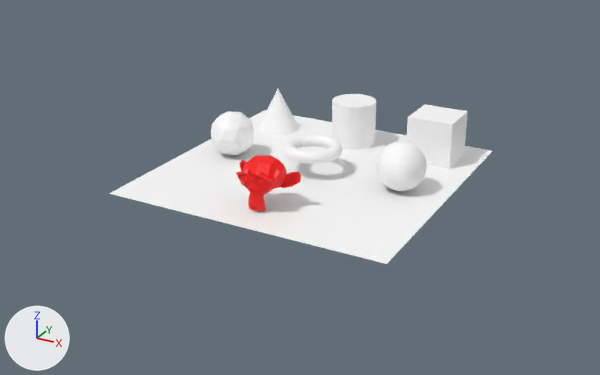
An edit to the glTF model Models/gltf/scene76.gltf, drawn before and after from the same camera.
One viewpoint serves both versions: a camera (50 mm lens) standing at (15.3, -28.9, 12.5) and looking at (0.5, -1.9, -0.9). Arrows for +X, +Y and +Z are at lower left; the lights stay in place. Where no turn or scale is listed for an object, it has been applied to the vertices.
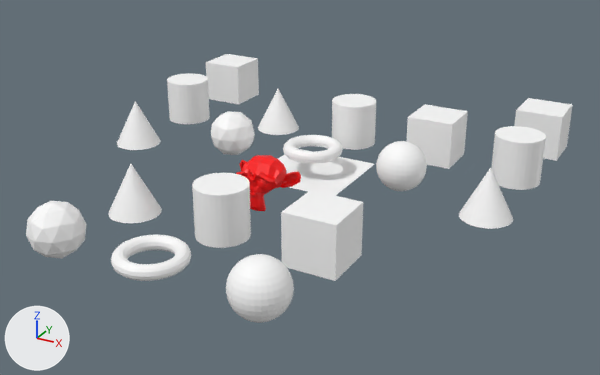
Boxes [x1, y1, x2, y2] around the edits, measured in the pictures (600 x 375 px):
'Plane', rescaled
    before: [109, 110, 492, 264]
    after: [278, 149, 374, 196]
'Cube.001', added
    after: [281, 190, 363, 281]
'Cylinder.001', added
    after: [192, 173, 251, 248]
'Sphere.001', added
    after: [226, 254, 294, 323]
'Cylinder.003', added
    after: [491, 126, 546, 190]
'Icosphere.001', added
    after: [26, 201, 86, 259]
'Torus.001', added
    after: [111, 235, 191, 281]
'Cube.002', added
    after: [206, 54, 259, 104]
'Cube.003', added
    after: [514, 98, 573, 161]
'Cylinder.002', added
    after: [167, 73, 210, 124]
'Cone.003', added
    after: [459, 168, 513, 229]
'Cone.001', added
    after: [108, 164, 162, 223]
'Cone.002', added
    after: [117, 101, 161, 150]

The change in detail:
Mesh me_cone_004 is new.
It is a 32-sided cone pointing to +z spanning x -1.0..1.0, y -1.0..1.0, z -1.0..1.0.
It uses material mat_white (white #ffffff).
Mesh me_cylinder_004 is new.
It is a 32-sided cylinder along z spanning x -1.0..1.0, y -1.0..1.0, z -1.0..1.0.
It uses material mat_white (white #ffffff).
Mesh me_cube_003 is new.
It is a box spanning x -1.0..1.0, y -1.0..1.0, z -1.0..1.0.
It uses material mat_white (white #ffffff).
Object 'Plane' (ob_plane) is rescaled from (3.0, 3.0, 3.0) to (1.0, 1.0, 1.0).
Object 'Cone.003' (ob_cone_003) is new; it shows me_cone_004.
Its location is (7.8, -0.84, 0.0).
Object 'Cylinder.003' (ob_cylinder_003) is new; it shows me_cylinder_004.
Its location is (7.8, 3.16, 0.0).
Object 'Cube.003' (ob_cube_003) is new; it shows me_cube_003.
Its location is (7.8, 7.16, 0.0).
Object 'Cone.002' (ob_cone_002) is new; it shows a copy of me_cone_004.
Its location is (-8.66, -0.84, 0.0).
Object 'Cylinder.002' (ob_cylinder_002) is new; it shows a copy of me_cylinder_004.
Its location is (-8.66, 3.16, 0.0).
Object 'Cube.002' (ob_cube_002) is new; it shows a copy of me_cube_003.
Its location is (-8.66, 7.16, 0.0).
Object 'Torus.001' (ob_torus_001) is new; it shows a copy of the mesh of ob_torus_003.
Its location is (0.0, -10.83, 0.0).
Object 'Cone.001' (ob_cone_001) is new; it shows a copy of the mesh of ob_cone.
Its location is (-4.0, -6.83, 0.0).
Object 'Cylinder.001' (ob_cylinder_001) is new; it shows a copy of the mesh of ob_cylinder.
Its location is (0.0, -6.83, 0.0).
Object 'Icosphere.001' (ob_icosphere_001) is new; it shows a copy of the mesh of ob_icosphere.
Its location is (-4.0, -10.83, 0.0).
Object 'Sphere.001' (ob_sphere_001) is new; it shows a copy of the mesh of ob_sphere.
Its location is (4.0, -10.83, 0.0).
Object 'Cube.001' (ob_cube_001) is new; it shows a copy of the mesh of ob_cube.
Its location is (4.0, -6.83, 0.0).
